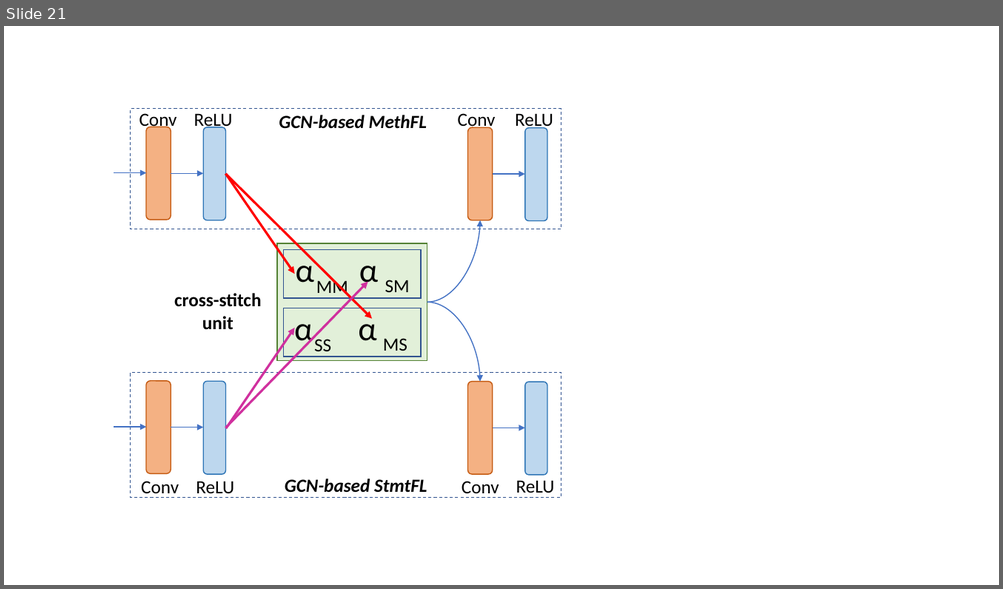
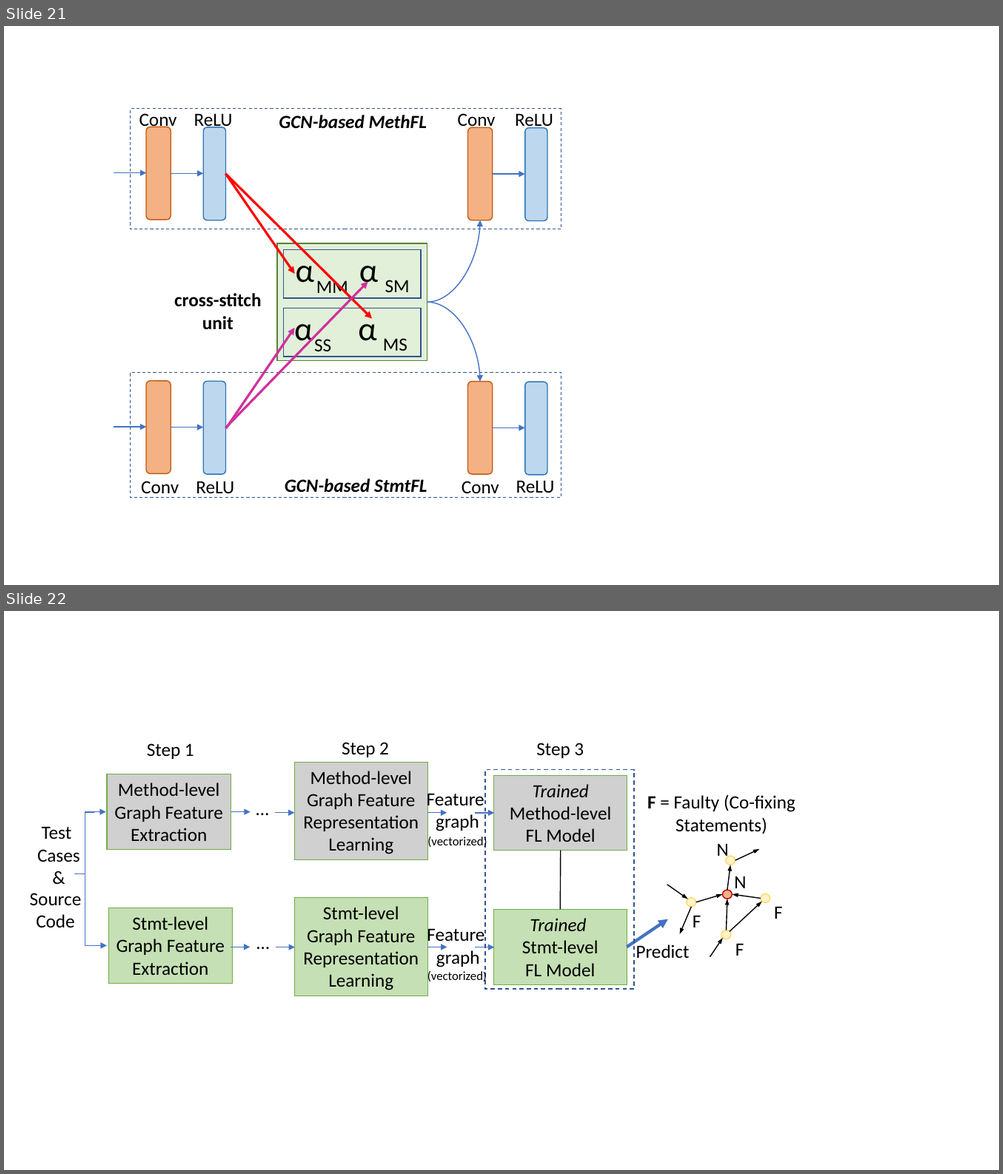
Before and after one commit to tien-n-nguyen/fixlocator, a slide deck: Figures.pptx. Shown one above the other, each under a label of ours: slide 21 before the commit, slides 21 and 22 after it. The pictures are 1003x589 and 1003x1174 pixels, drawn with LibreOffice and Linux fonts; fonts in the diff are those of the drawing; grey boxes stand for pictures. Boxes give left, top, right and bottom in pixels: in the first picture for what was removed or moved away, otherwise in the second. Text is boxed around its words. In the diff, an @@ line names an element or a change of style, - is before the commit and + after.

Commit message:
fig

```diff
--- a/Figures.pptx
+++ b/Figures.pptx
@@ slide 22 added at box(4, 611, 999, 1170), background #FFFFFF @@
@@ text added at box(147, 743, 194, 759), 18 pt, text #000000 @@
+Step 1
@@ text added at box(341, 742, 389, 758), 18 pt, text #000000 @@
+Step 2
@@ text added at box(536, 743, 583, 758), 18 pt, text #000000 @@
+Step 3
@@ picture added at box(294, 762, 427, 860), 18 pt, text #000000 @@
+Method-level
+Graph Feature Representation Learning
@@ picture added at box(107, 775, 231, 850), 18 pt, text #000000 @@
+Method-level
+Graph Feature Extraction
@@ rectangle added at box(485, 770, 634, 989), outline #325491 1 pt dashed @@
@@ picture added at box(494, 775, 627, 851), 18 pt, text #000000 @@
+Trained Method-level
+FL Model
@@ text added at box(249, 793, 277, 823), 18 pt, text #000000 @@
+…
@@ text added at box(427, 791, 484, 832), 18 pt, text #000000 @@
+Feature
+graph
@@ text added at box(647, 795, 795, 834), 18 pt, text #000000 @@
+F = Faulty (Co-fixing Statements)
@@ text added at box(37, 826, 80, 863), 18 pt, text #000000 @@
+Test
+Cases
+&
@@ elbow arrow added from (74, 874) to (106, 812), #4472C4 1 pt @@
@@ arrow added from (231, 812) to (250, 812), #4472C4 1 pt @@
@@ arrow added from (276, 813) to (294, 813), #4472C4 1 pt @@
@@ arrow added from (428, 813) to (447, 813), #4472C4 1 pt @@
@@ arrow added from (475, 813) to (494, 813), #4472C4 1 pt @@
@@ text added at box(427, 835, 483, 849), 12 pt, text #000000 @@
+(vectorized)
@@ line added from (560, 851) to (560, 909), #000000 1 pt @@
@@ elbow arrow added from (85, 871) to (107, 946), #4472C4 1 pt @@
@@ text added at box(30, 893, 82, 928), 18 pt, text #000000 @@
+Source
+Code
@@ rectangle added at box(294, 898, 427, 996), fill #C5E0B4, outline #70AD47 0.5 pt, 18 pt, text #000000 @@
+Stmt-level
+Graph Feature Representation Learning
@@ rectangle added at box(108, 908, 233, 983), fill #C5E0B4, outline #70AD47 0.5 pt, 18 pt, text #000000 @@
+Stmt-level
+Graph Feature Extraction
@@ rectangle added at box(493, 909, 626, 985), fill #C5E0B4, outline #70AD47 0.5 pt, 18 pt, text #000000 @@
+Trained
+Stmt-level
+FL Model
@@ arrow added from (627, 948) to (668, 919), #4472C4 3 pt @@
@@ text added at box(249, 927, 277, 957), 18 pt, text #000000 @@
+…
@@ text added at box(427, 926, 484, 968), 18 pt, text #000000 @@
+Feature
+graph
@@ group added at box(667, 843, 782, 957): 9 arrows, 5 ellipses, 5 texts @@
+N
+F
+N
+F
+F
@@ arrow added from (231, 948) to (250, 948), #4472C4 1 pt @@
@@ arrow added from (276, 948) to (295, 948), #4472C4 1 pt @@
@@ arrow added from (428, 948) to (447, 948), #4472C4 1 pt @@
@@ arrow added from (475, 948) to (494, 948), #4472C4 1 pt @@
@@ text added at box(636, 945, 689, 958), 18 pt, text #000000 @@
+Predict
@@ text added at box(427, 971, 483, 984), 12 pt, text #000000 @@
+(vectorized)
```
